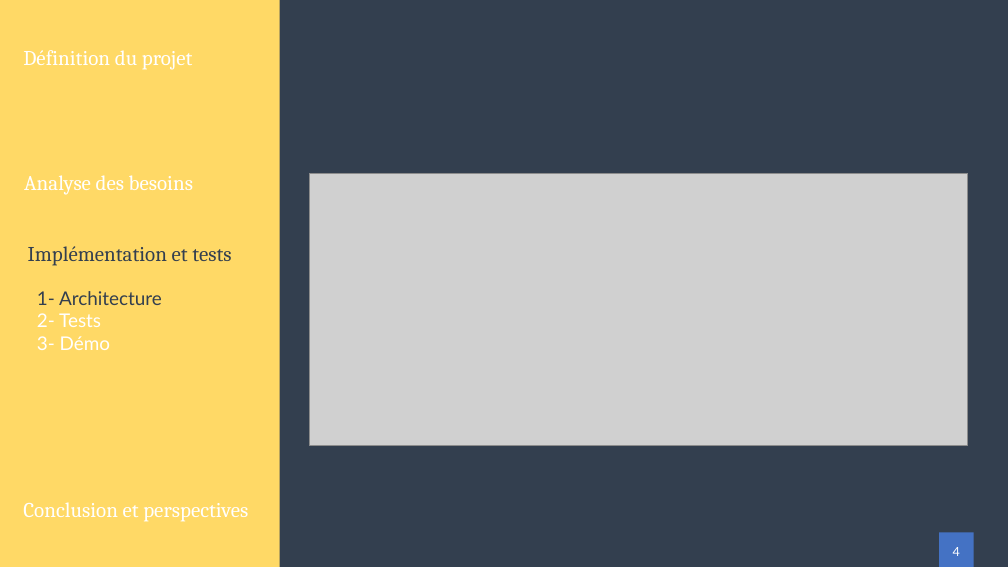
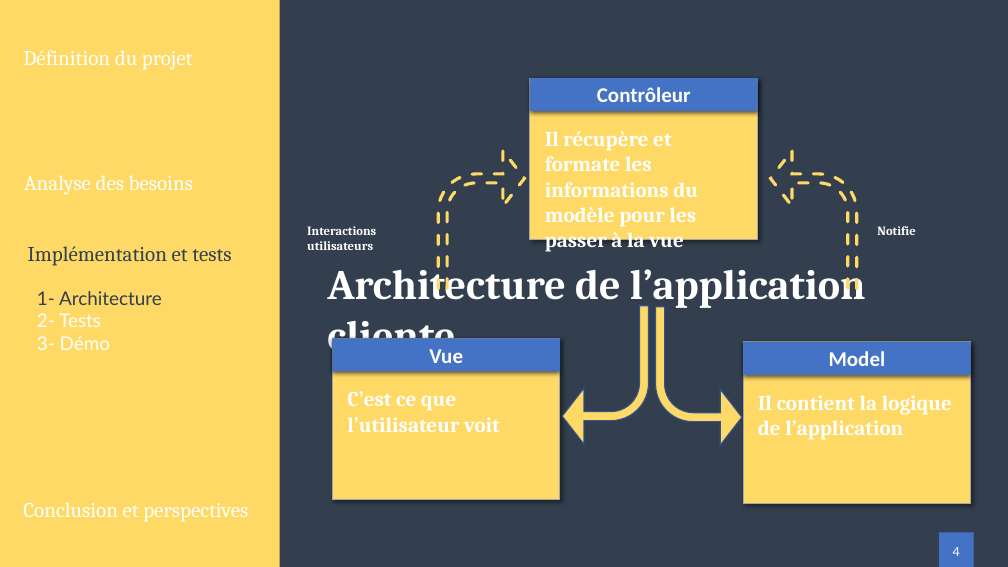
Before and after one commit to Zeuzif/thesis, a slide deck: slide 17 of presentation/Presentation.pptx. Drawn at 1008x567 pixels with LibreOffice and Linux fonts; fonts in the diff are those of the drawing; grey boxes stand for pictures. Boxes give left, top, right and bottom in pixels: in the first picture for what was removed or moved away, otherwise in the second. Text is boxed around its words. In the diff, an @@ line names an element or a change of style, - is before the commit and + after.

```diff
--- a/presentation/Presentation.pptx
+++ b/presentation/Presentation.pptx
@@ rectangle added at <box>530,78,758,240</box>, fill #FFD966, outline #A6A6A6 1 pt @@
@@ rectangle added at <box>530,78,758,111</box>, fill #4472C4, 20 pt, text #FFFFFF, bold @@
+Contrôleur
@@ text added at <box>545,131,698,252</box>, 20 pt, text #FFFFFF, bold @@
+Il récupère et formate les informations du modèle pour les passer à la vue
@@ picture removed at <box>309,173,968,445</box> @@
@@ bent arrow added at <box>439,150,525,289</box>, outline #FFD966 3 pt dashed @@
@@ bent arrow added at <box>771,150,857,289</box>, outline #FFD966 3 pt dashed @@
@@ text added at <box>307,226,376,250</box>, 12 pt, text #FFFFFF, bold @@
+Interactions utilisateurs
@@ text added at <box>877,226,915,235</box>, 12 pt, text #FFFFFF, bold @@
+Notifie
@@ bent arrow added at <box>563,306,649,444</box>, fill #FFD966, outline #325491 1 pt @@
@@ bent arrow added at <box>656,307,742,445</box>, fill #FFD966, outline #325491 1 pt @@
@@ rectangle added at <box>333,339,560,501</box>, fill #FFD966, outline #A6A6A6 1 pt @@
@@ rectangle added at <box>333,339,560,372</box>, fill #4472C4, 20 pt, text #FFFFFF, bold @@
+Vue
@@ rectangle added at <box>743,342,971,504</box>, fill #FFD966, outline #A6A6A6 1 pt @@
@@ rectangle added at <box>743,342,971,375</box>, fill #4472C4, 20 pt, text #FFFFFF, bold @@
+Model
@@ text added at <box>347,391,500,432</box>, 20 pt, text #FFFFFF, bold @@
+C’est ce que l’utilisateur voit
@@ text added at <box>758,395,952,440</box>, 20 pt, text #FFFFFF, bold @@
+Il contient la logique de l’application
```
Also in this commit, not shown: 1 other slide changed, 1 slide removed, 3 other files.
